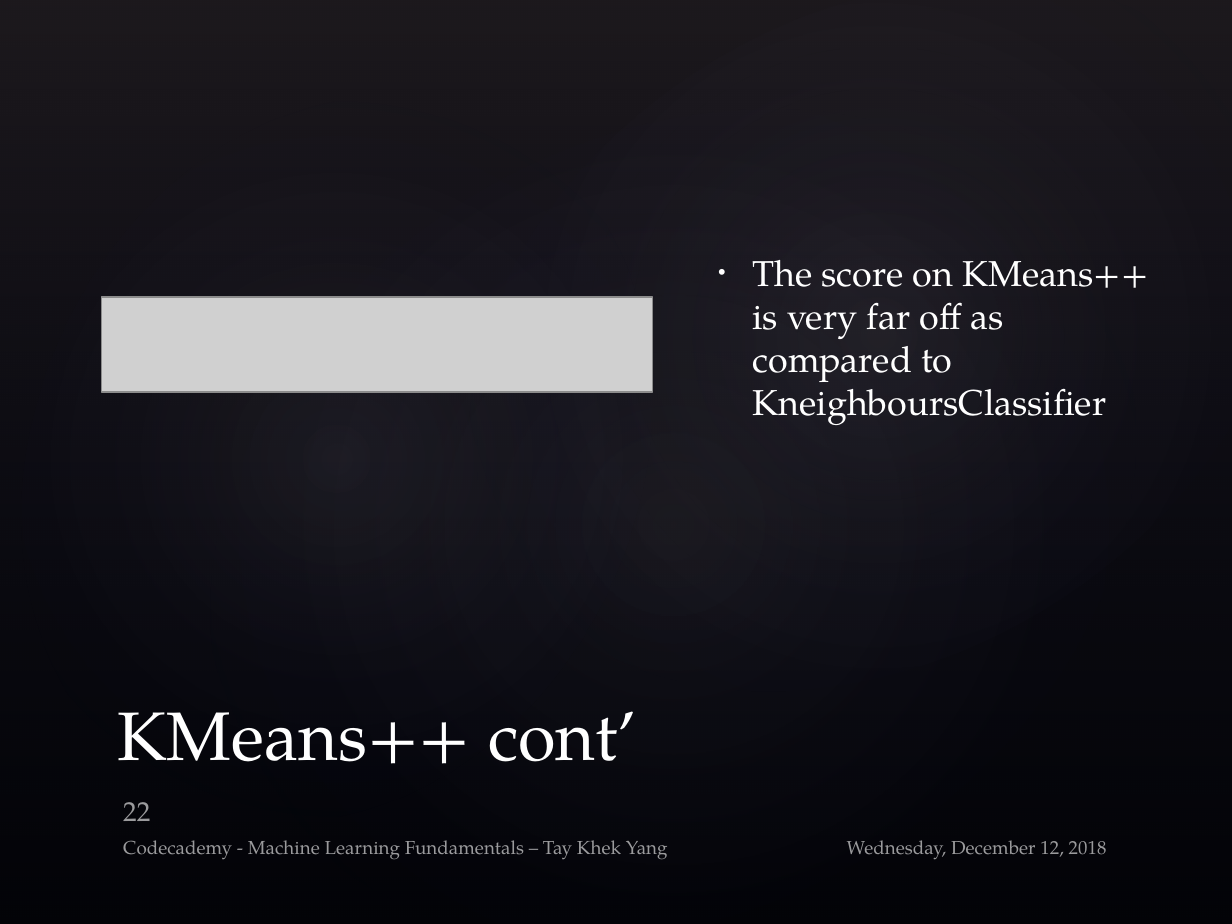
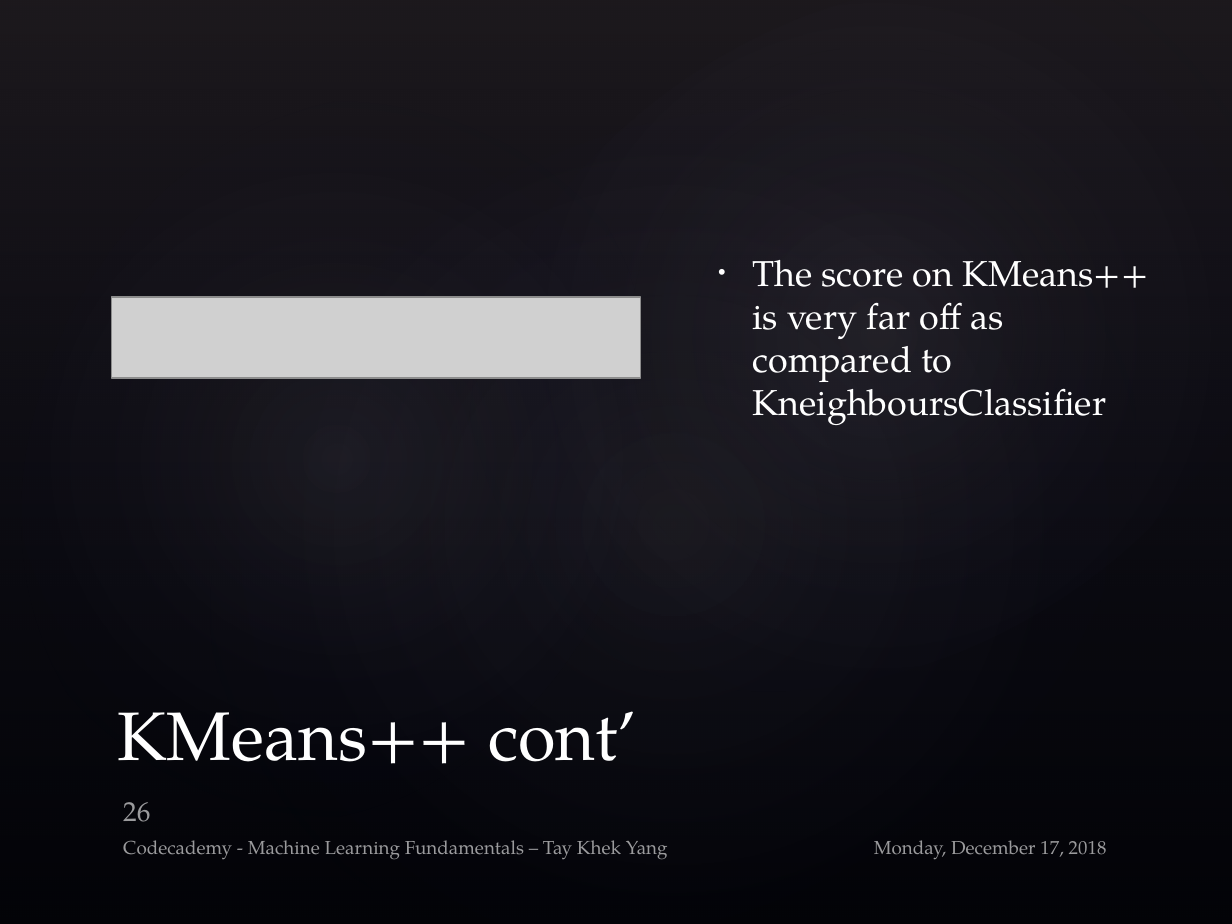
Before and after one commit to rivacordex/date-a-scientist, a slide deck: slide 26 of MachineLearning_Submit/ML_Khek_V1.pptx (slide 22 before the commit). Drawn at 1232x924 pixels with LibreOffice and Linux fonts; fonts in the diff are those of the drawing; grey boxes stand for pictures; background and template pictures are left out. Boxes give left, top, right and bottom in pixels: in the first picture for what was removed or moved away, otherwise in the second. Text is boxed around its words. In the diff, an @@ line names an element or a change of style, - is before the commit and + after.

```diff
--- a/MachineLearning_Submit/ML_Khek_V1.pptx
+++ b/MachineLearning_Submit/ML_Khek_V1.pptx
@@ picture: place and size @@
-picture at box(102, 297, 653, 392)
+picture at box(112, 297, 641, 378)
@@ page number at box(123, 802, 150, 822): text changed @@
-22
+26
@@ text at box(874, 840, 1107, 859): text changed @@
-Wednesday, December 12, 2018
+Monday, December 17, 2018
```
Also in this commit, not shown: 24 other slides changed, 7 slides added, 1 other file.
